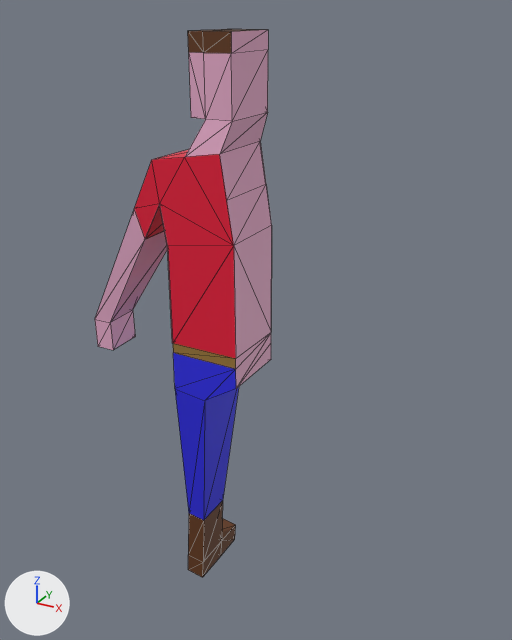
The glTF model assets/human.glb: old version first, new version second.
Rendered twice from a 50 mm lens placed at (8.82, -15.26, 8.25), pointed at (0.08, 0.64, 0.3). Every picture has the same lights, and +X, +Y and +Z are marked at lower left. The older version comes first. Mesh edges are drawn as thin lines. Vertices at exactly the same position are counted once.
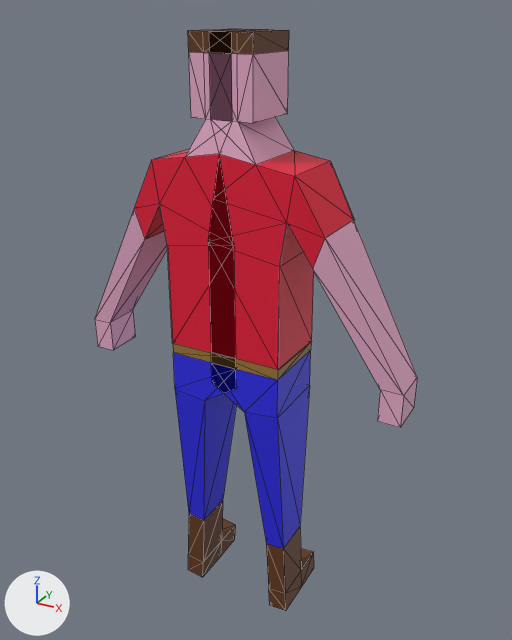
Patch to the scene script:
```diff
--- a/assets/human.glb.py
+++ b/assets/human.glb.py
@@ me_cube @@
 # used by ob_cube; location = (0.0, 0.0, 0.0)
-me_cube.from_pydata(...)  # 87 vertices, 170 faces; spans x -4.8..0.4, y -1.0..1.5, z -8.6..7.8
+me_cube.from_pydata(...)  # 171 vertices, 340 faces; spans x -4.8..4.8, y -1.0..1.5, z -8.6..7.8
+# me_cube part 1
+# 61 vertices are added at x -0.4..4.8, y -1.0..1.5, z -8.6..7.8
+# 11 new vertices lie (0.0, -1.8, 0.0) away from vertices in x -0.3..2.7, y 0.9, z 2.7..7.8
+# 6 new vertices lie (0.0, 2.0, 0.0) away from vertices in x -0.4..1.6, y -1.0, z -1.6..-0.1
+# 6 new vertices lie (0.0, 1.2, 0.0) away from vertices in x 1.1..1.8, y -0.6, z -8.6..-6.2
+# 78 new faces join them, mat_base_colour_001 (pink #e7acca)
+# 28 new faces join them, mat_shirt (red #e71138)
+# 18 new faces join them, mat_material (blue #2b29e7)
+# 6 new faces join them, mat_material_003 (brown #9a7637)
+# 40 new faces join them, mat_material_004 (brown #633817)
 me_cube.materials.append(mat_base_colour_001)
```

Pixel boxes (x1, y1, x2, y2) of what changed, in the pictures (512 x 640 px):
'Cube', reshaped (81% wider, 6% taller)
    before: (95, 29, 272, 577)
    after: (95, 29, 417, 611)
part 1 of me_cube, added
    after: (208, 29, 417, 611)
